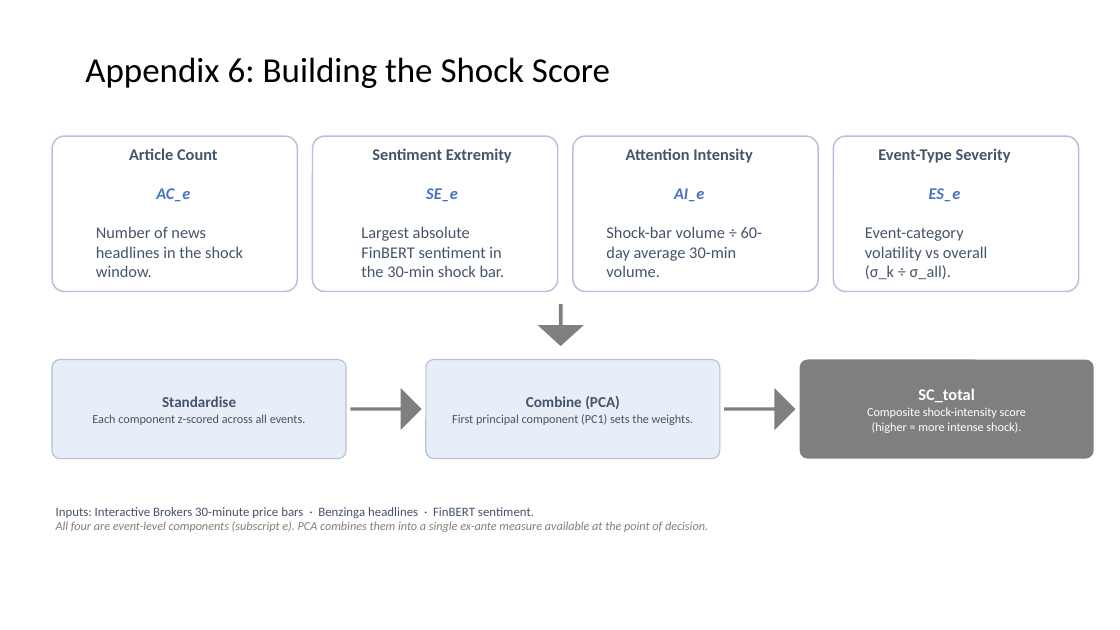
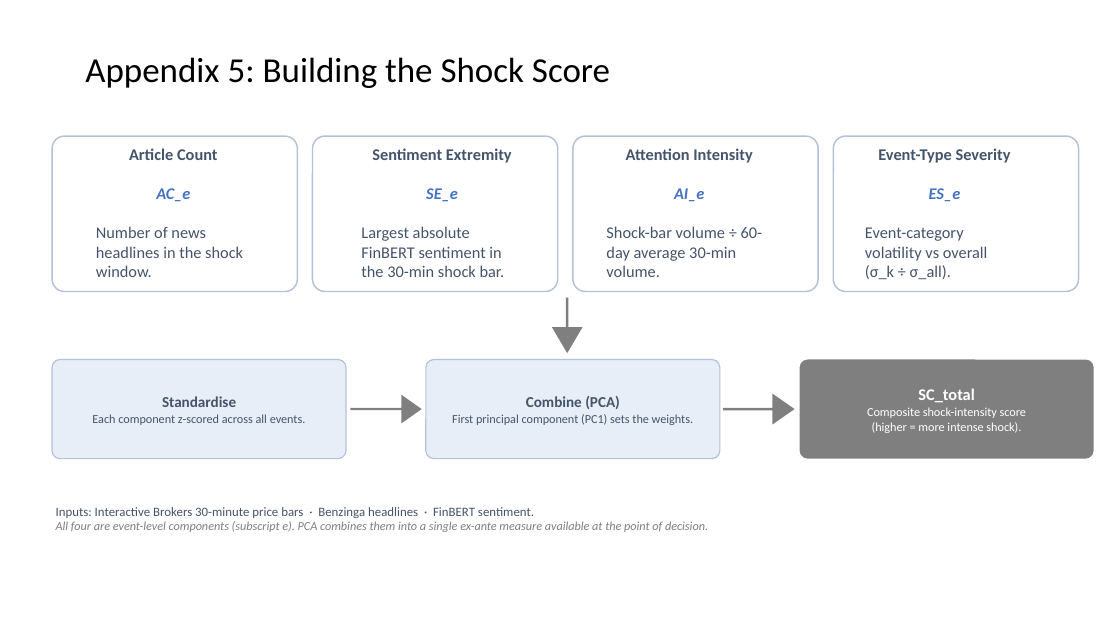
Before and after one commit to Amarows/thesis, a slide deck: slide 24 of documents/aliaksei_malashonak_sbs_thesis_defence.pptx (slide 22 before the commit). Drawn at 1120x630 pixels with LibreOffice and Linux fonts; fonts in the diff are those of the drawing; background and template pictures are left out. Boxes give left, top, right and bottom in pixels: in the first picture for what was removed or moved away, otherwise in the second. Text is boxed around its words. In the diff, an @@ line names an element or a change of style, - is before the commit and + after.

```diff
--- a/documents/aliaksei_malashonak_sbs_thesis_defence.pptx
+++ b/documents/aliaksei_malashonak_sbs_thesis_defence.pptx
@@ title at [85, 57, 610, 88]: text changed @@
-Appendix 6: Building the Shock Score
+Appendix 5: Building the Shock Score
@@ proportions changed in 3 elements at [723, 394, 795, 425], [350, 395, 422, 423], [552, 297, 582, 353] @@
@@ down arrow: place and size @@
-down arrow at [538, 304, 584, 346]
+down arrow at [552, 297, 582, 353]
@@ right arrow: place and size @@
-right arrow at [350, 388, 422, 430]
+right arrow at [350, 395, 422, 423]
@@ right arrow: place and size @@
-right arrow at [724, 388, 796, 430]
+right arrow at [723, 394, 795, 425]
```
Also in this commit, not shown: 18 other slides changed, 4 slides added, 2 slides removed.
